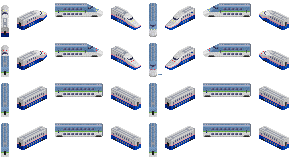
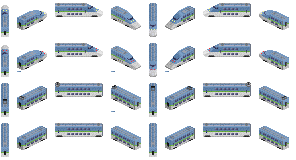
Layers edited between the first and the second (296, 160) image:
painted on "Lights" over left=139, top=60, right=171, bottom=66
added layer "Pantos Original" above "Pantos" over left=3, top=82, right=287, bottom=104
painted on "Sprites Original" over left=1, top=3, right=289, bottom=150
hid "Sprites Refurb", painted on it over left=1, top=3, right=289, bottom=150
